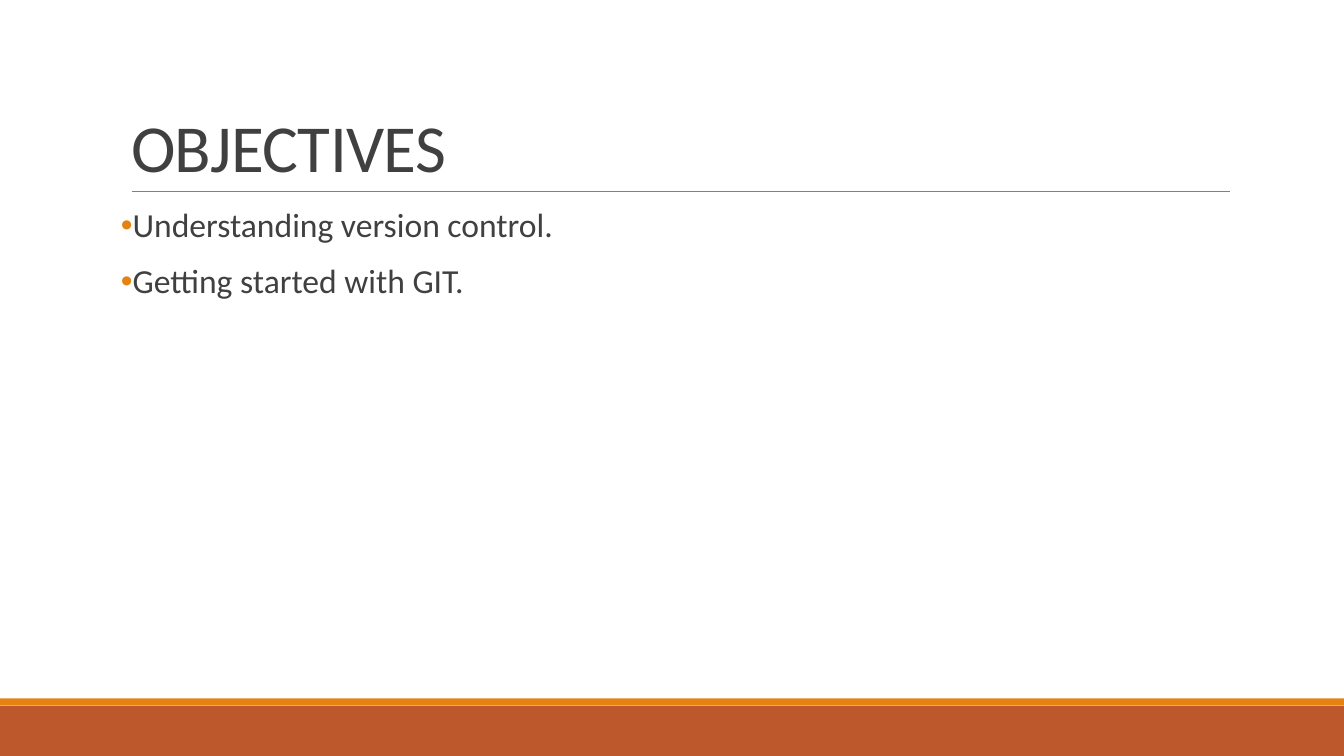
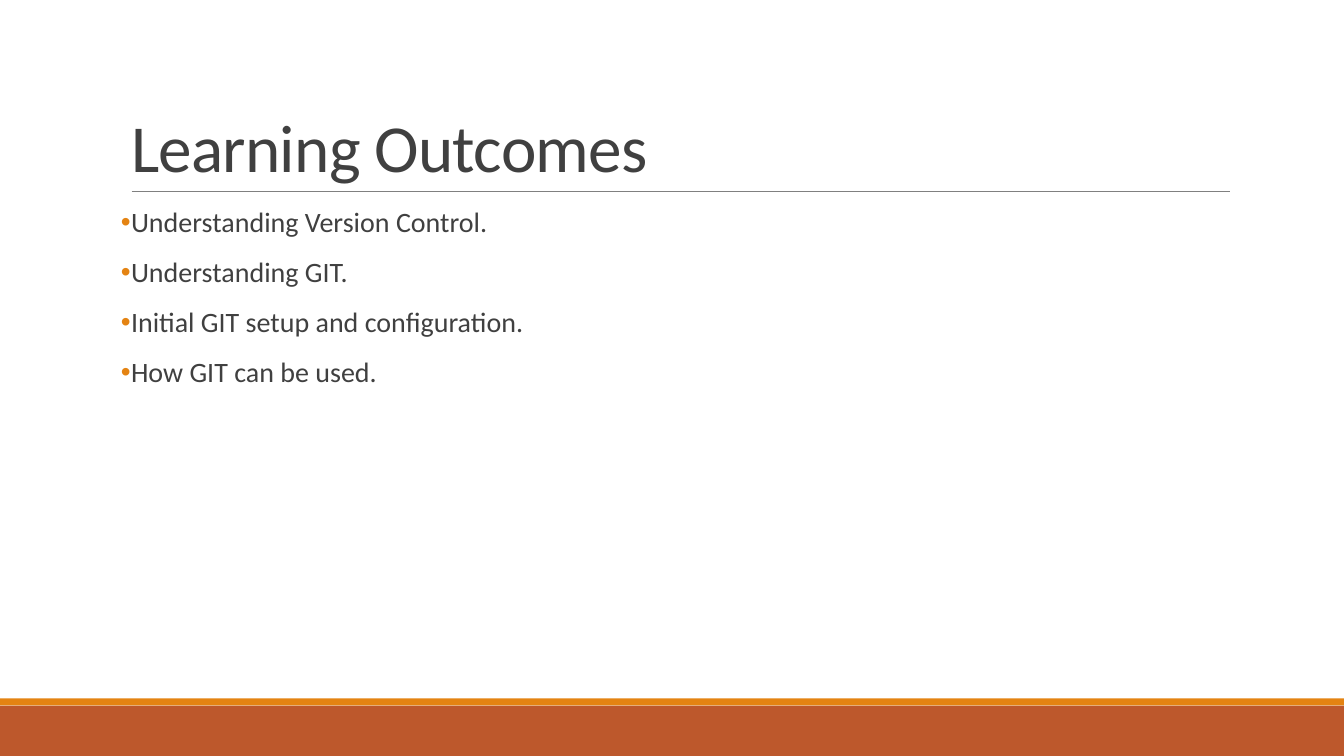
Before and after one commit to ismoop/Lecture-Notes, a slide deck: slide 2 of Lecture 3.pptx. Drawn at 1344x756 pixels with LibreOffice and Linux fonts; fonts in the diff are those of the drawing. Boxes give left, top, right and bottom in pixels: in the first picture for what was removed or moved away, otherwise in the second. Text is boxed around its words. In the diff, an @@ line names an element or a change of style, - is before the commit and + after.

```diff
--- a/Lecture 3.pptx
+++ b/Lecture 3.pptx
@@ title at [131, 126, 648, 184]: text changed @@
-OBJECTIVES
+Learning Outcomes
@@ text at [131, 212, 523, 382]: text changed; size 24 to 20 pt @@
-• Understanding version control.
-• Getting started with GIT.
+• Understanding Version Control.
+• Understanding GIT.
+• Initial GIT setup and configuration.
+• How GIT can be used.
```
Also in this commit, not shown: 3 other slides changed, 18 slides added, 1 slide removed.
